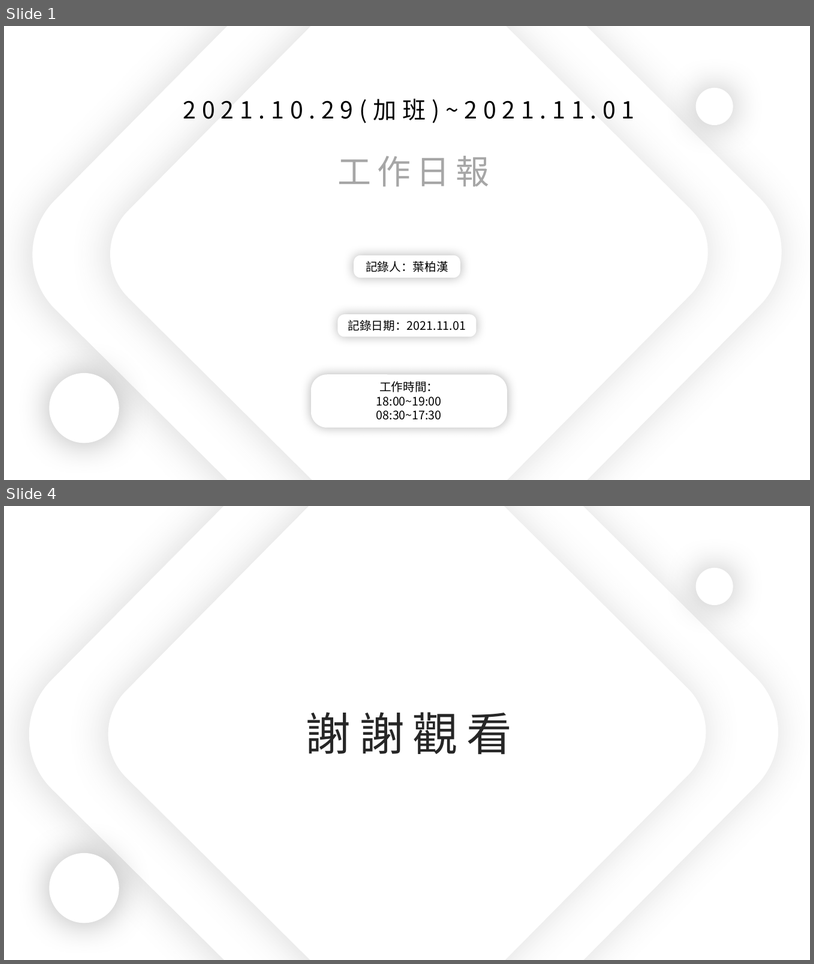
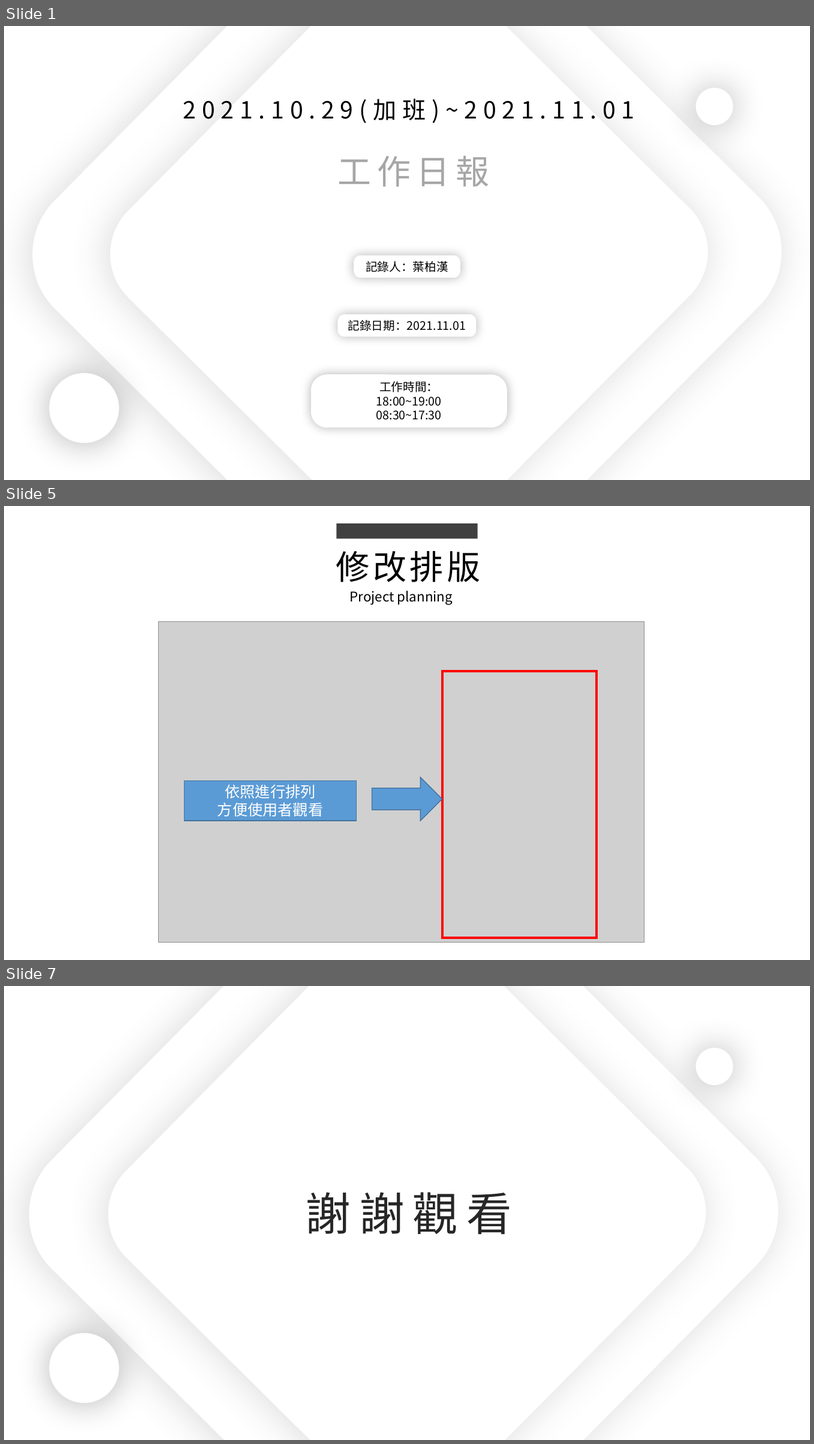
Before and after one commit to king637324/KnowledgeGreenhouseSystem, a slide deck: 工作日報_葉柏漢/2021.11/2021.10.29(加班)_2021.11.01工作日報_葉柏漢.pptx. Shown one above the other, each under a label of ours: slides 1 and 4 before the commit, slides 1, 5 and 7 after it; the slides between them are not shown. The pictures are 814x964 and 814x1444 pixels, drawn with LibreOffice and Linux fonts; fonts in the diff are those of the drawing; grey boxes stand for pictures. Boxes give left, top, right and bottom in pixels: in the first picture for what was removed or moved away, otherwise in the second. Text is boxed around its words. In the diff, an @@ line names an element or a change of style, - is before the commit and + after.

```diff
--- a/工作日報_葉柏漢/2021.11/2021.10.29(加班)_2021.11.01工作日報_葉柏漢.pptx
+++ b/工作日報_葉柏漢/2021.11/2021.10.29(加班)_2021.11.01工作日報_葉柏漢.pptx
@@ slide 5 added at bbox=[4, 506, 810, 960], background #FFFFFF @@
@@ rectangle added at bbox=[337, 523, 477, 538], fill #404040 @@
@@ text added at bbox=[336, 551, 480, 582], 40 pt, text #000000 @@
+修改排版
@@ text added at bbox=[350, 591, 453, 604], 16 pt, text #000000 @@
+Project planning
@@ picture added at bbox=[159, 622, 645, 942] @@
@@ rectangle added at bbox=[443, 671, 597, 938], outline #FF0000 3 pt @@
@@ rectangle added at bbox=[184, 781, 357, 820], fill #5B9BD5, outline #43739E 1 pt, 18 pt, text #FFFFFF @@
+依照進行排列
+方便使用者觀看
@@ right arrow added at bbox=[372, 777, 443, 820], fill #5B9BD5, outline #43739E 1 pt @@
@@ what was slide 4 is now slide 7 @@
```
Also in this commit, not shown: 2 slides changed, 2 other slides added, 9 other files.
